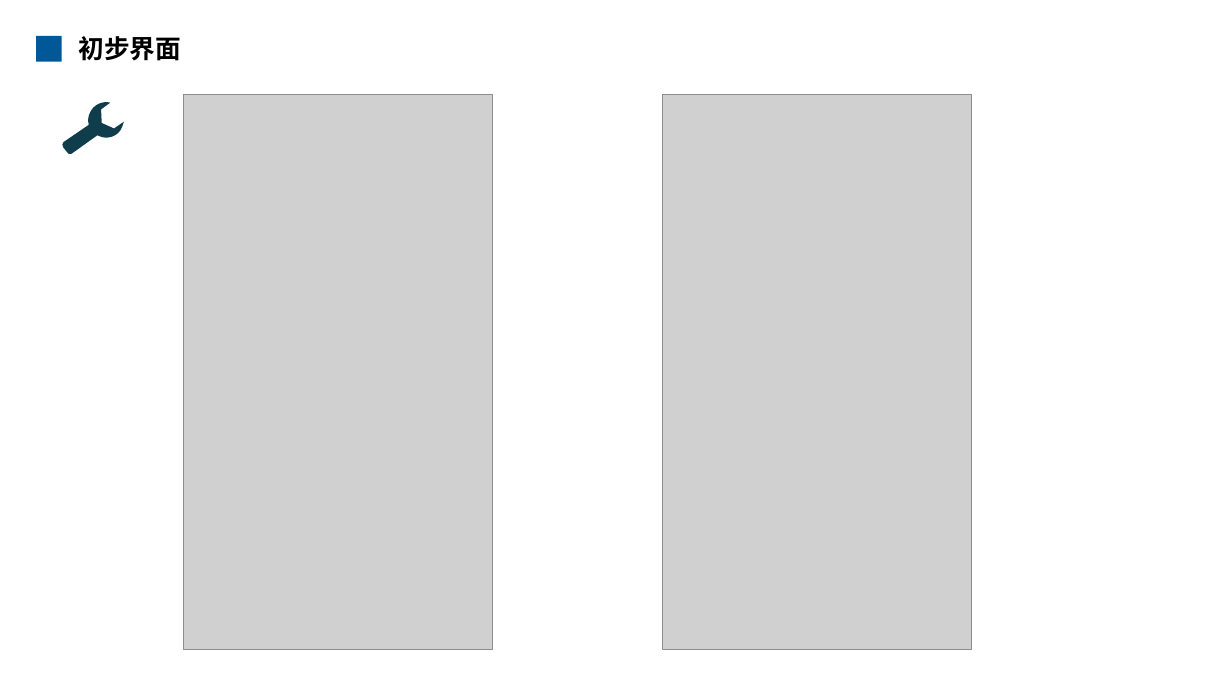
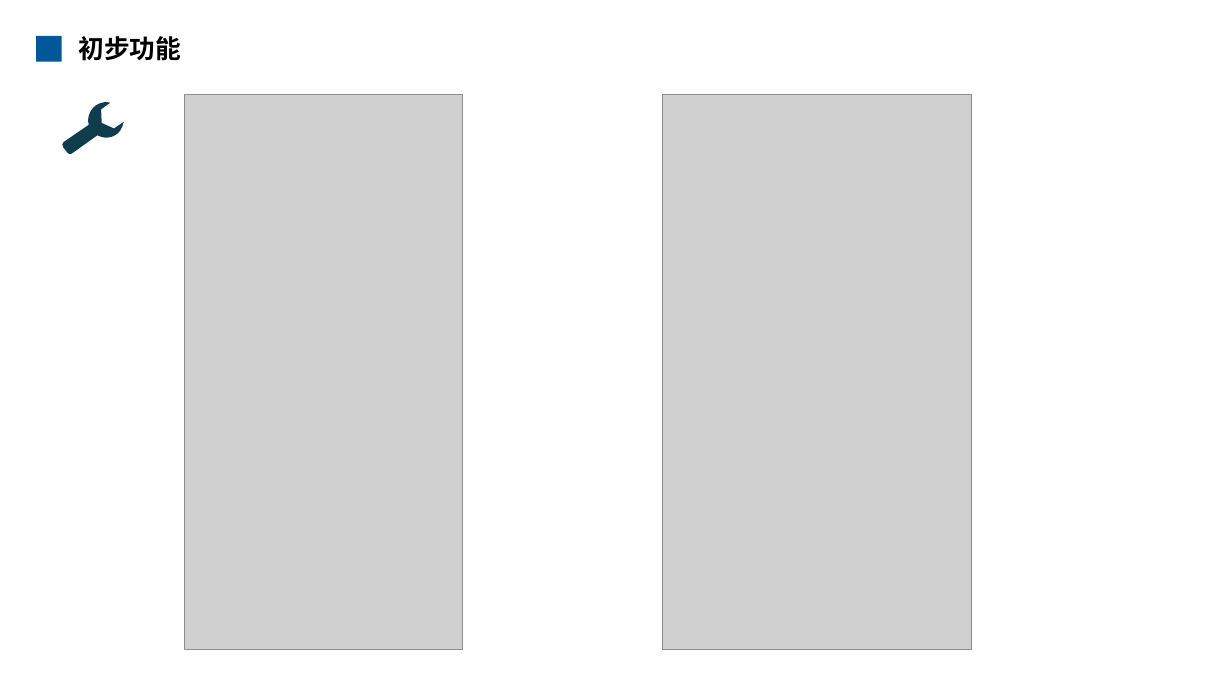
Before and after one commit to android-app-development-course/2019-26-ebook, a slide deck: slide 13 of 安卓应用汇报.pptx. Drawn at 1232x693 pixels with LibreOffice and Linux fonts; fonts in the diff are those of the drawing; grey boxes stand for pictures; background and template pictures are left out. Boxes give left, top, right and bottom in pixels: in the first picture for what was removed or moved away, otherwise in the second. Text is boxed around its words. In the diff, an @@ line names an element or a change of style, - is before the commit and + after.

```diff
--- a/安卓应用汇报.pptx
+++ b/安卓应用汇报.pptx
@@ text at <box>78,36,181,61</box>: text changed @@
-初步界面
+初步功能
@@ picture: place and size @@
-picture at <box>183,94,493,649</box>
+picture at <box>185,94,462,649</box>
```
Also in this commit, not shown: 7 other slides changed.
